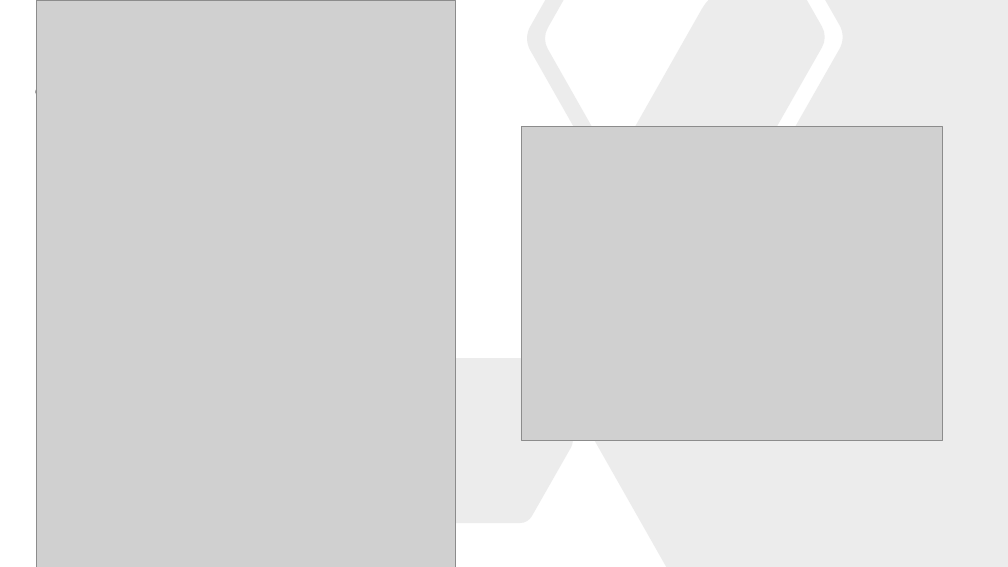
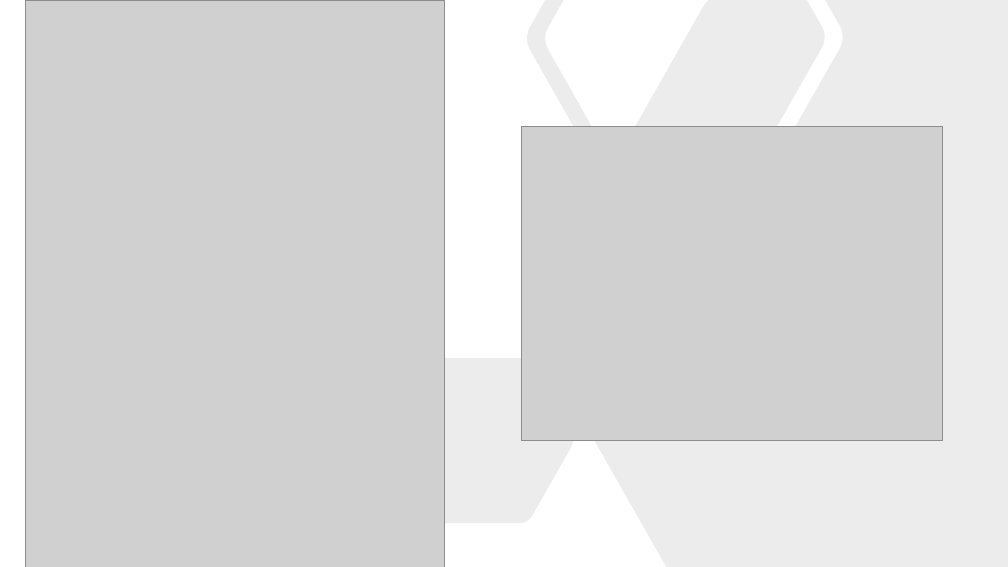
Before and after one commit to marianabetancur18/Ingenieria_Software, a slide deck: slide 22 of Semana 14-18 septiembre/Semana 4.pptx. Drawn at 1008x567 pixels with LibreOffice and Linux fonts; fonts in the diff are those of the drawing; grey boxes stand for pictures. Boxes give left, top, right and bottom in pixels: in the first picture for what was removed or moved away, otherwise in the second. Text is boxed around its words. In the diff, an @@ line names an element or a change of style, - is before the commit and + after.

```diff
--- a/Semana 14-18 septiembre/Semana 4.pptx
+++ b/Semana 14-18 septiembre/Semana 4.pptx
@@ picture: place and size @@
-picture at [36,0,456,567]
+picture at [25,0,445,567]
@@ freeform shape removed at [36,67,92,116] @@
```
Also in this commit, not shown: 2 other slides changed, 11 slides added, 1 slide removed.
